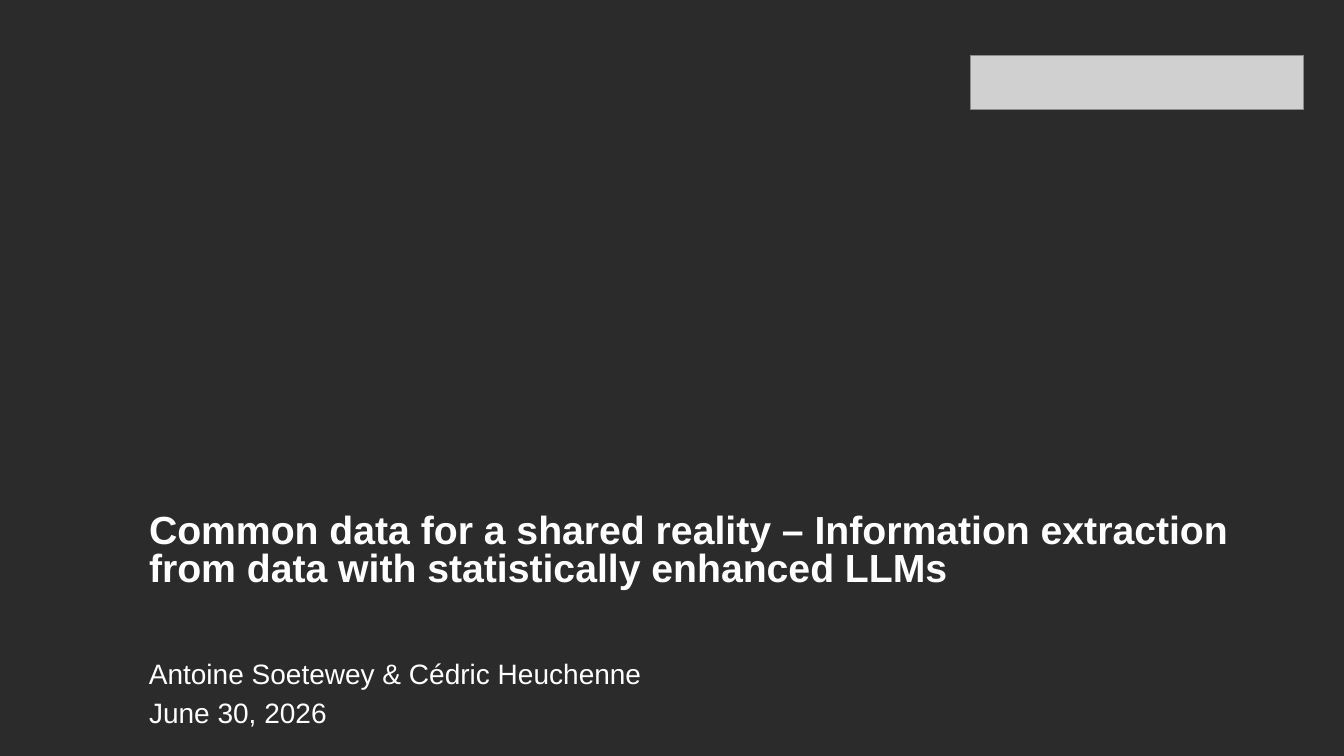
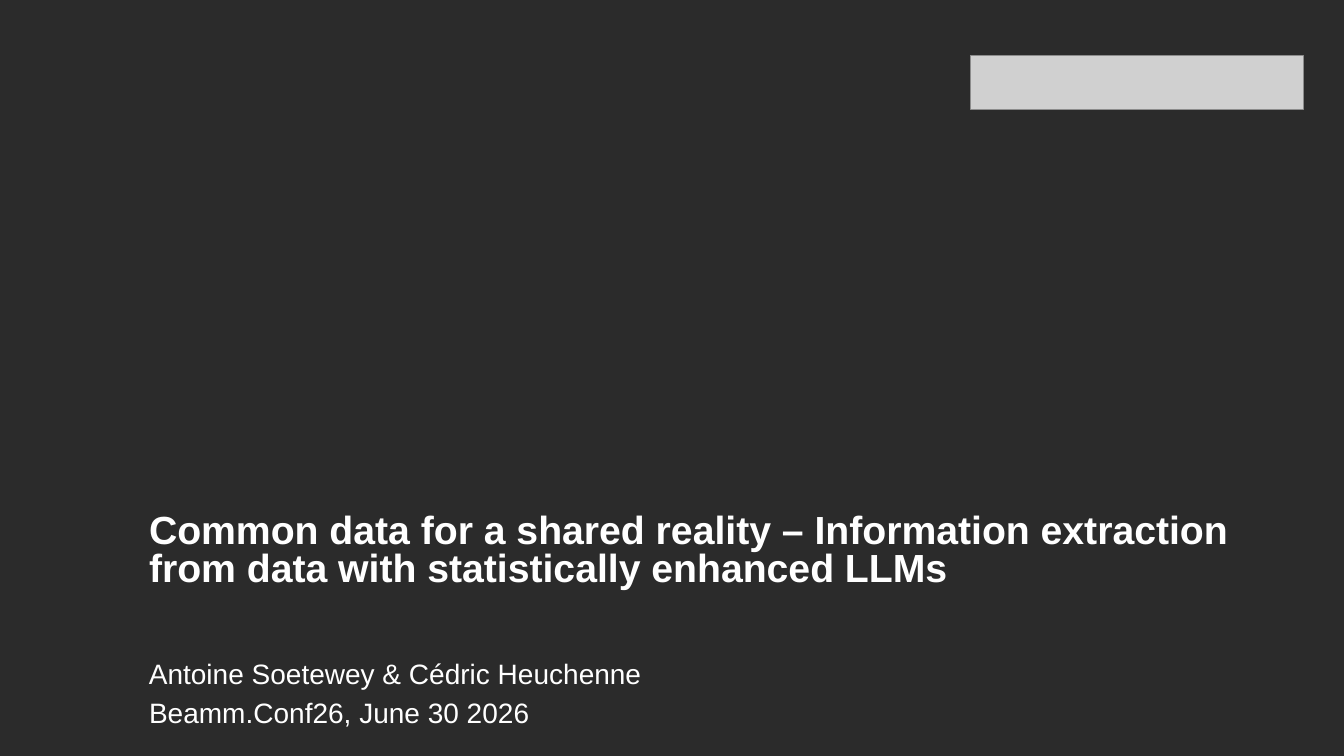
Before and after one commit to AntoineSoetewey/Beamm.Conf26, a slide deck: slide 1 of Slides_AntoineSoetewey_Beamm.Conf26.pptx. Drawn at 1344x756 pixels with LibreOffice and Linux fonts; fonts in the diff are those of the drawing; grey boxes stand for pictures; background and template pictures are left out; a plain dark background stands for a picture behind light text. Boxes give left, top, right and bottom in pixels: in the first picture for what was removed or moved away, otherwise in the second. Text is boxed around its words. In the diff, an @@ line names an element or a change of style, - is before the commit and + after.

Commit message:
update ressources and PPT template

```diff
--- a/Slides_AntoineSoetewey_Beamm.Conf26.pptx
+++ b/Slides_AntoineSoetewey_Beamm.Conf26.pptx
@@ text at box(149, 702, 529, 727): text changed @@
-June 30, 2026
+Beamm.Conf26, June 30 2026
```
Also in this commit, not shown: 4 other files.
